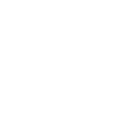
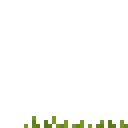
Two versions of the same layered image (128 × 128). Layer-by-layer changes:
added layer "grass short copy" above "grass short" over left=24, top=116, right=128, bottom=128
